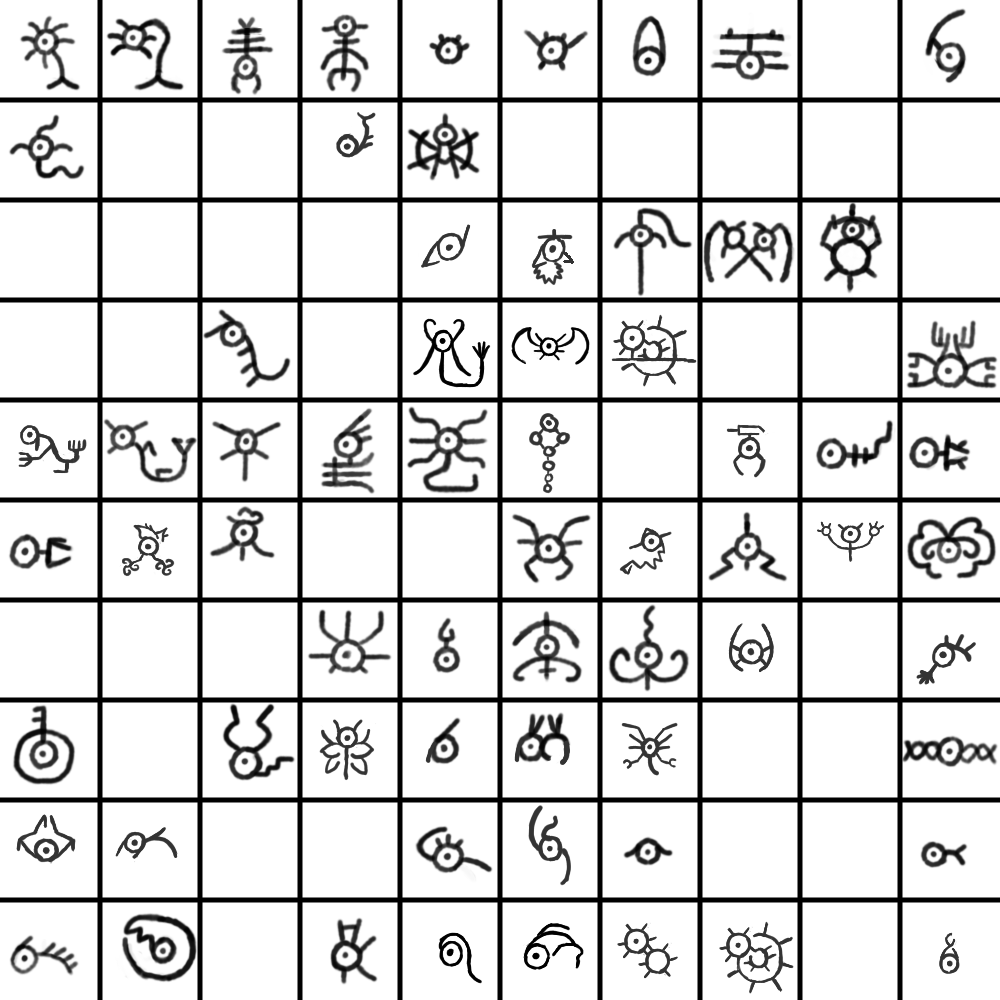
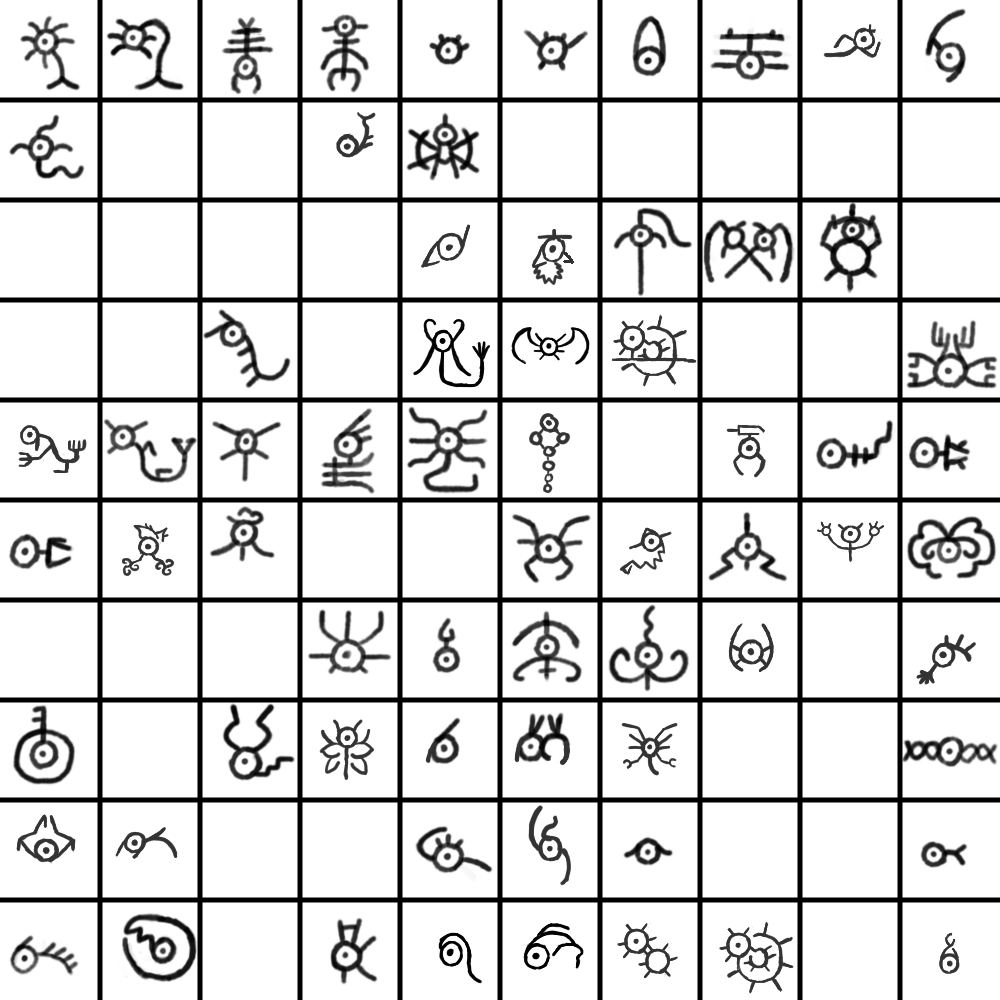
Layered file, before and after one edit (1000x1000). Changes by layer:
painted on "Paint Layer 1" over box(823, 24, 884, 58)
